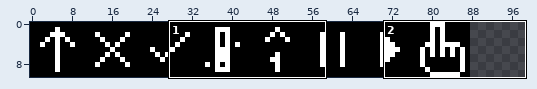
Pixel-art file, stored at assets/Icons.aseprite. The first picture is a wide view before the edit; the outline marks the close-up.
Close-up. Before:
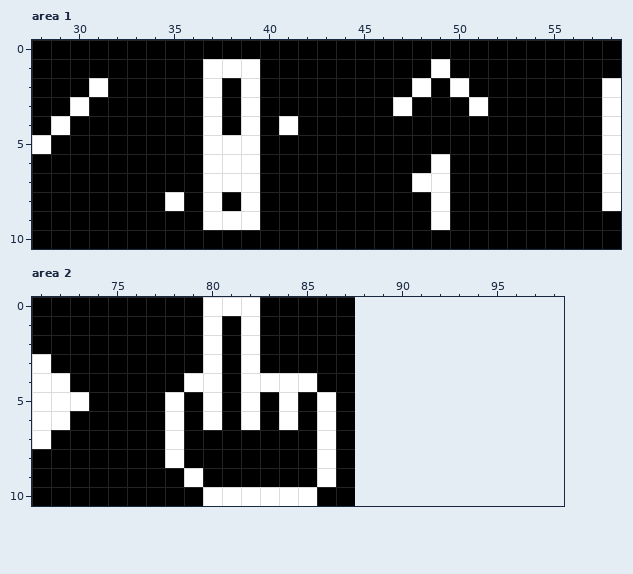
88x11 pixels, 1 frame. Shown: area 1: x 28..58, y 0..10; area 2: x 71..98, y 0..10. The old version is drawn lined up with the new one, on the new canvas.
The result:
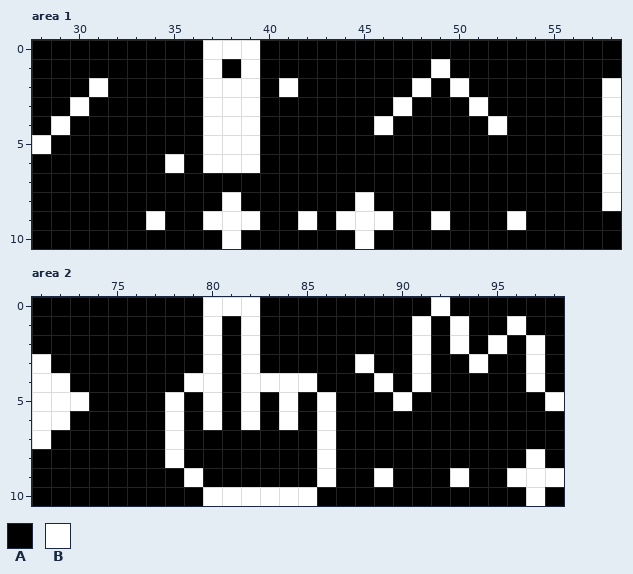
Palette (. is transparent): A #000000  B #ffffff
What changed:
canvas 88x11 -> 99x11
Area 1:
Colour A replaces colour B in row 1 at x 38; in row 4 at x 41; in row 6 at x 49; in row 7 at x 37 to 39 and 48 to 49; in row 8 at x 35, 37, 39 and 49.
Colour B replaces colour A in row 0 at x 37 to 39; in row 2 at x 38 and 41; in row 3 at x 38; in row 4 at x 38, 46 and 52; in row 6 at x 35; in row 8 at x 38 and 45.
Colour B replaces colour A in row 9 at x 34, 42, 44 to 46 and 53; in row 10 at x 38 and 45.
Area 2:
Colour A is added in row 0 at x 88 to 91 and 93 to 98; in row 1 at x 88 to 90, 92, 94 to 95 and 97 to 98; in row 2 at x 88 to 90, 92, 94, 96 and 98; in row 3 at x 89 to 90, 92 to 93, 95 to 96 and 98; in row 4 at x 88, 90, 92 to 96 and 98; in row 5 at x 88 to 89 and 91 to 97.
Colour A is added in rows 6 to 7 at x 88 to 98; in row 8 at x 88 to 96 and 98; in row 9 at x 88, 90 to 92 and 94 to 95; in row 10 at x 88 to 96 and 98.
Colour B is added in row 0 at x 92; in row 1 at x 91, 93 and 96; in row 2 at x 91, 93, 95 and 97; in row 3 at x 88, 91, 94 and 97; in row 4 at x 89, 91 and 97; in row 5 at x 90 and 98.
Colour B is added in row 8 at x 97; in row 9 at x 89, 93 and 96 to 98; in row 10 at x 97.
Pixel boxes of the changes (left, top, right, bottom) in both close-ups:
changed: (146, 40, 526, 249)
added: (355, 297, 564, 506)
